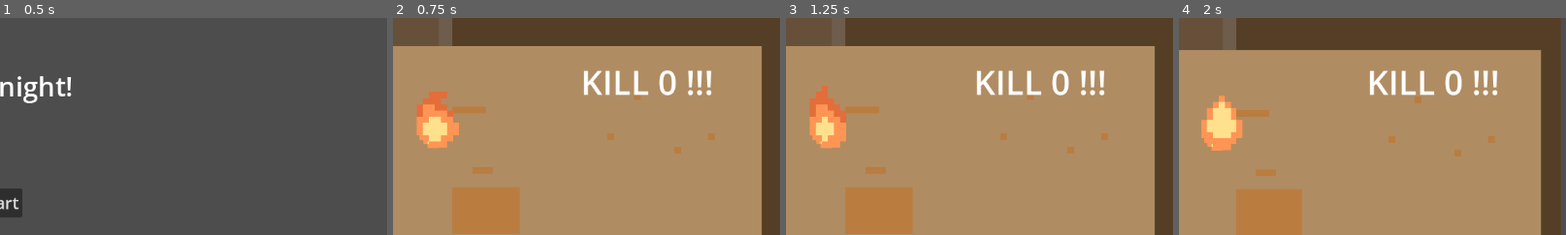
Above: before the commit, frames 1-4 (left to right).
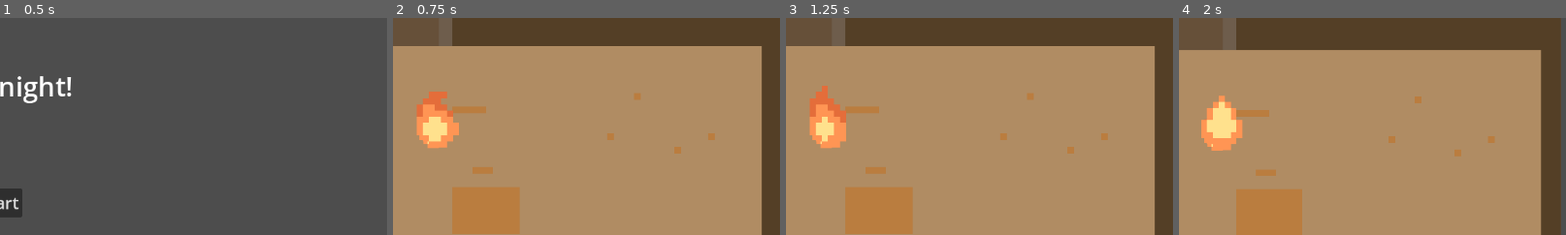
Above: after the commit, the same moments.

Repository: bcorrigall/ratknight
Game: Godot game, scene res://main_menu.tscn
Two runs of this game, one before a commit and one after it. Both use one fixed random seed, a clock stepped at 60 frames per second and the inputs below. The engine's default icon, where the game draws it, is replaced by a stand-in: a white triangle on a blue panel in a dark square.
Inputs (mouse positions are % of the whole screen's width and height, from its top left):
- Up to frame 1 (0.5 s): no input
- Up to frame 2 (0.75 s): click "Start" at 0.5 s
- Up to frame 3 (1.25 s): no input
- Up to frame 4 (2 s): move the mouse to (72, 45) at 1.27 s; hold Right (move_right) from 1.28 s (still down); hold J (attack_light) from 1.28 s (still down)
The pictures show only the part of the screen within x 50-100%, y 8-57%; the shares and areas given below are measured in that part.

Frame 1 is identical in both runs. In frame 2, 1.5% of the frame differs, in the area x 49-83%, y 24-36%; in frame 3, 1.5%; in frame 4, 1.5%.

Commit message:
kill comble most done
better if change base color after
5kill,10kill,50kill,100kill...

Diff:
--- a/hud.gd
+++ b/hud.gd
@@ -3,6 +3,9 @@
 @onready var skilltree= $SkillTree
 @onready var player=$"../theRat"
 @onready var pow_animation=$pow_icon
+@onready var killtimer=$KillTimer
+@onready var kill_panel=$killcomble
+@onready var kill_com=$killcomble/kill
 
 func _input(event):
 	if event.is_action_pressed("level"): #new close and open fuction
@@ -57,8 +60,28 @@
 
 
 func update_kill():
+	if(player.killcomble>0):
+		setKill()
+
+
+func setKill():
+	if !killtimer.is_stopped():
+		killtimer.stop()
+	kill_panel.show()
+	var tween = create_tween().set_ease(Tween.EASE_IN)
+	tween.tween_property(kill_com,"scale",Vector2(1,1),0.3).from(Vector2(2,2))
+	tween.parallel().tween_property(kill_com,"modulate",Color.TOMATO,0.3)
+	tween.parallel().tween_property(kill_com,"modulate",Color('#fff381'),0.3).set_delay
 	$killcomble/kill.text = 'KILL %s !!!' %player.killcomble
+	killtimer.start()
+
 
 func _on_the_rat_kill():
 	update_kill()
 	pass # Replace with function body.
+
+
+func _on_kill_timer_timeout():
+	player.killcomble=0
+	kill_panel.hide()
+	pass # Replace with function body.
--- /dev/null
+++ b/killtime.gd
@@ -0,0 +1,10 @@
+extends ProgressBar
+@onready var timer=$"../../KillTimer"
+
+# Called when the node enters the scene tree for the first time.
+
+# Called every frame. 'delta' is the elapsed time since the previous frame.
+func _process(delta):
+	var gonetime=10-timer.get_time_left()
+	value=gonetime*100/10
+	pass
--- a/main.tscn
+++ b/main.tscn
@@ -13,6 +13,7 @@
 [ext_resource type="PackedScene" uid="uid://d17bi3rq3knuv" path="res://camera_2d.tscn" id="8_kjvnh"]
 [ext_resource type="Script" path="res://ExperienceBar.gd" id="8_rlkhw"]
 [ext_resource type="Texture2D" uid="uid://ctjdp7k6mx3pw" path="res://assets/icon/attack_boost.png" id="9_aaiqu"]
+[ext_resource type="Script" path="res://killtime.gd" id="10_n8wol"]
 
 [sub_resource type="TileSetAtlasSource" id="TileSetAtlasSource_hf4va"]
 texture = ExtResource("3_f0uep")
@@ -199,6 +200,7 @@
 }
 
 [node name="killcomble" type="Panel" parent="HUD"]
+visible = false
 self_modulate = Color(1, 1, 1, 0)
 anchors_preset = -1
 anchor_left = 1.0
@@ -218,7 +220,17 @@
 theme_override_font_sizes/font_size = 100
 text = "Kill 1 !!!"
 
+[node name="killtime" type="ProgressBar" parent="HUD/killcomble"]
+layout_mode = 0
+offset_left = 10.0
+offset_top = 118.0
+offset_right = 332.0
+offset_bottom = 132.0
+show_percentage = false
+script = ExtResource("10_n8wol")
+
 [node name="KillTimer" type="Timer" parent="HUD"]
+wait_time = 10.0
 
 [node name="Item" parent="." instance=ExtResource("6_ebi3h")]
 position = Vector2(319, 204)
@@ -238,6 +250,7 @@
 [connection signal="playpow" from="theRat" to="HUD" method="_on_the_rat_playpow"]
 [connection signal="closed" from="HUD/SkillTree" to="." method="_on_skill_tree_closed"]
 [connection signal="opened" from="HUD/SkillTree" to="." method="_on_skill_tree_opened"]
+[connection signal="timeout" from="HUD/KillTimer" to="HUD" method="_on_kill_timer_timeout"]
 
 [editable path="HUD"]
 [editable path="enemySpawner"]
Not shown: 1 places in main.tscn that only renumber resources
